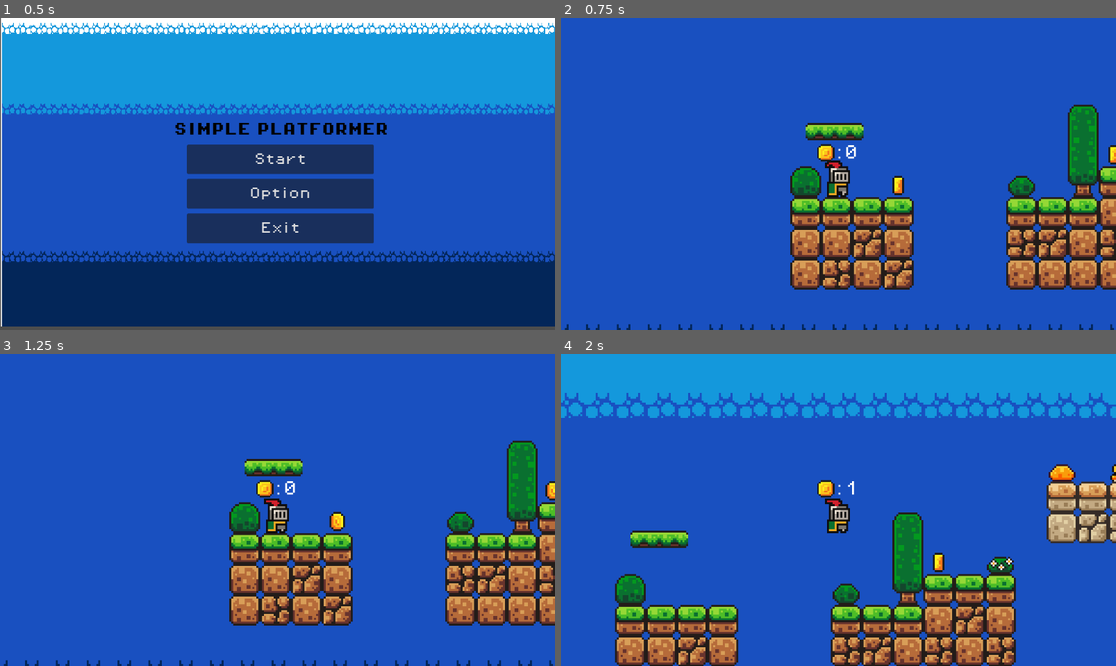
Above: before the commit, frames 1-4 (two rows, left to right).
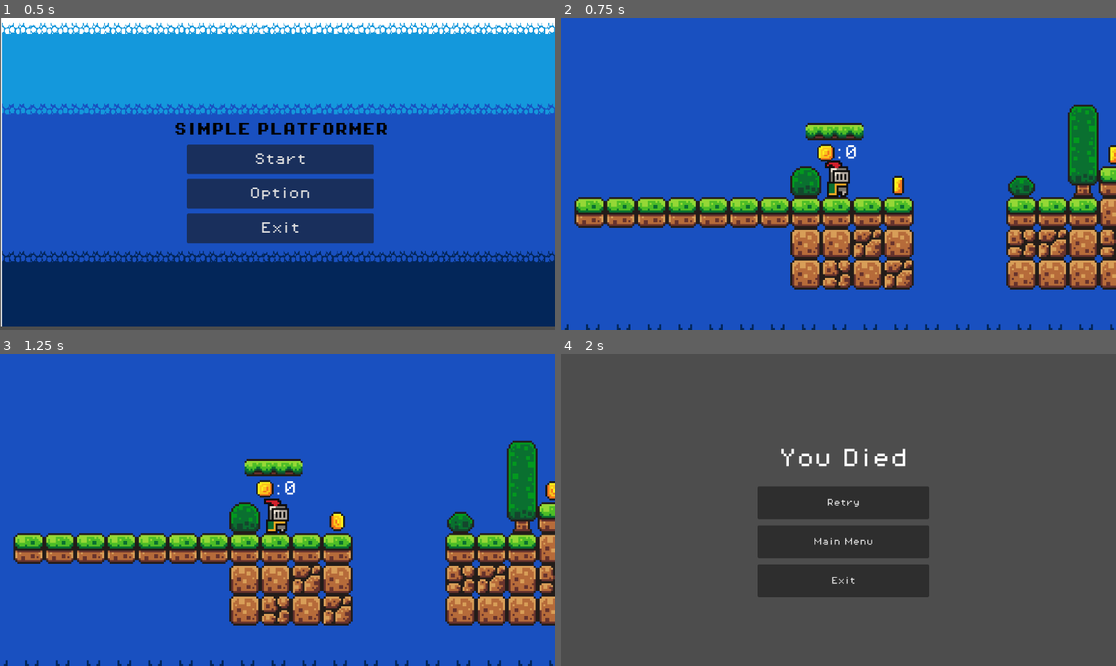
Above: after the commit, the same moments.

Repository: VincentiusAlfredoButarButar/FirstGame
Game: Godot game, scene res://scene/main_menu.tscn
The game is run twice, just before and just after one commit, with the same random seed, the same clock (stepped at 60 frames per second) and the same inputs.
Inputs:
- Up to frame 1 (0.5 s): no input
- Up to frame 2 (0.75 s): click "Start" at 0.5 s
- Up to frame 3 (1.25 s): no input
- Up to frame 4 (2 s): hold D (move_right) from 1.28 s (still down); tap Down (dash, bound only after the commit) at 1.35 s; tap Space (jump) at 1.52, 1.55, 1.82 s

Frame 1 is identical in both runs. In frame 2, 3.7% of the frame differs, in the area x 2-42%, y 57-68%; in frame 3, 3.7%; in frame 4, 100%, in the area x 0-100%, y 0-100%.

Commit message:
update: make a simple dash

Diff:
--- a/project.godot
+++ b/project.godot
@@ -42,6 +42,11 @@
 , Object(InputEventKey,"resource_local_to_scene":false,"resource_name":"","device":-1,"window_id":0,"alt_pressed":false,"shift_pressed":false,"ctrl_pressed":false,"meta_pressed":false,"pressed":false,"keycode":0,"physical_keycode":4194321,"key_label":0,"unicode":0,"echo":false,"script":null)
 ]
 }
+dash={
+"deadzone": 0.5,
+"events": [Object(InputEventKey,"resource_local_to_scene":false,"resource_name":"","device":-1,"window_id":0,"alt_pressed":false,"shift_pressed":false,"ctrl_pressed":false,"meta_pressed":false,"pressed":false,"keycode":0,"physical_keycode":4194322,"key_label":0,"unicode":0,"echo":false,"script":null)
+]
+}
 
 [rendering]
 
--- a/scene/game.tscn
+++ b/scene/game.tscn
@@ -606,7 +606,7 @@
 layer_0/name = "background"
 layer_0/tile_data = PackedInt32Array(-327682, 0, 13, -262146, 0, 13, -196610, 0, 13, -131074, 0, 13, -65538, 0, 13, -2, …(137217 unchanged characters)…
 layer_1/name = "mid"
-layer_1/tile_data = PackedInt32Array(65535, 0, 0, 0, 0, 0, 1 …(4156 unchanged characters)… 4169, 0, 1, -458633, 0, 1, -458639, 0, 1)
+layer_1/tile_data = PackedInt32Array(65535, 0, 0, 0, 0, 0, 1 …(4156 unchanged characters)… 4169, 0, 1, -458633, 0, 1, -458639, 0, 1, 65534, 0, 0, 65533, 0, 0, 65532, 0, 0, 65531, 0, 0, 65530, 0, 0, 65529, 0, 0, 65528, 0, 0)
 
 [node name="Player" parent="." instance=ExtResource("2_wl6se")]
 position = Vector2(9, -13)
--- a/scene/main_menu.tscn
+++ b/scene/main_menu.tscn
@@ -2,11 +2,11 @@
 
 [ext_resource type="Script" path="res://scene/button.gd" id="1_2eh8r"]
 [ext_resource type="FontFile" uid="uid://xdagc2alrq4c" path="res://assest/fonts/PixelOperator8.ttf" id="1_5i85e"]
-[ext_resource type="Texture2D" uid="uid://djklijlui8ao8" path="res://new folder/Capture.PNG" id="3_2gjak"]
+[ext_resource type="Texture2D" uid="uid://desbcwlui401d" path="res://scene/background/Capture.PNG" id="1_lku3v"]
 [ext_resource type="FontFile" uid="uid://b413eqwwd1k3e" path="res://assest/fonts/PixelOperator8-Bold.ttf" id="4_iw8bp"]
 
 [sub_resource type="StyleBoxTexture" id="StyleBoxTexture_g77y7"]
-texture = ExtResource("3_2gjak")
+texture = ExtResource("1_lku3v")
 
 [sub_resource type="GDScript" id="GDScript_bkfan"]
 
--- a/scene/player.tscn
+++ b/scene/player.tscn
@@ -23,6 +23,38 @@
 atlas = ExtResource("1_870d8")
 region = Rect2(32, 0, 32, 32)
 
+[sub_resource type="AtlasTexture" id="AtlasTexture_qmov6"]
+atlas = ExtResource("1_870d8")
+region = Rect2(0, 160, 32, 32)
+
+[sub_resource type="AtlasTexture" id="AtlasTexture_lqyes"]
+atlas = ExtResource("1_870d8")
+region = Rect2(32, 160, 32, 32)
+
+[sub_resource type="AtlasTexture" id="AtlasTexture_6ij02"]
+atlas = ExtResource("1_870d8")
+region = Rect2(64, 160, 32, 32)
+
+[sub_resource type="AtlasTexture" id="AtlasTexture_0lt33"]
+atlas = ExtResource("1_870d8")
+region = Rect2(96, 160, 32, 32)
+
+[sub_resource type="AtlasTexture" id="AtlasTexture_ttqwq"]
+atlas = ExtResource("1_870d8")
+region = Rect2(128, 160, 32, 32)
+
+[sub_resource type="AtlasTexture" id="AtlasTexture_0fcr2"]
+atlas = ExtResource("1_870d8")
+region = Rect2(160, 160, 32, 32)
+
+[sub_resource type="AtlasTexture" id="AtlasTexture_up5am"]
+atlas = ExtResource("1_870d8")
+region = Rect2(192, 160, 32, 32)
+
+[sub_resource type="AtlasTexture" id="AtlasTexture_arrws"]
+atlas = ExtResource("1_870d8")
+region = Rect2(224, 160, 32, 32)
+
 [sub_resource type="AtlasTexture" id="AtlasTexture_yya57"]
 atlas = ExtResource("1_870d8")
 region = Rect2(0, 64, 32, 32)
@@ -113,6 +145,35 @@
 "loop": true,
 "name": &"jump",
 "speed": 5.0
+}, {
+"frames": [{
+"duration": 1.0,
+"texture": SubResource("AtlasTexture_qmov6")
+}, {
+"duration": 1.0,
+"texture": SubResource("AtlasTexture_lqyes")
+}, {
+"duration": 1.0,
+"texture": SubResource("AtlasTexture_6ij02")
+}, {
+"duration": 1.0,
+"texture": SubResource("AtlasTexture_0lt33")
+}, {
+"duration": 1.0,
+"texture": SubResource("AtlasTexture_ttqwq")
+}, {
+"duration": 1.0,
+"texture": SubResource("AtlasTexture_0fcr2")
+}, {
+"duration": 1.0,
+"texture": SubResource("AtlasTexture_up5am")
+}, {
+"duration": 1.0,
+"texture": SubResource("AtlasTexture_arrws")
+}],
+"loop": true,
+"name": &"roll",
+"speed": 10.0
 }, {
 "frames": [{
 "duration": 1.0,
@@ -178,7 +239,7 @@
 
 [node name="AnimatedSprite2D" type="AnimatedSprite2D" parent="."]
 sprite_frames = SubResource("SpriteFrames_fjtok")
-animation = &"jump"
+animation = &"roll"
 autoplay = "idle"
 
 [node name="CollisionShape2D" type="CollisionShape2D" parent="."]
--- a/script/player.gd
+++ b/script/player.gd
@@ -1,31 +1,75 @@
 extends CharacterBody2D
-
 
 const SPEED = 130.0
 const JUMP_VELOCITY = -300.0
-# Get the gravity from the project settings to be synced with RigidBody nodes.
+
+const DASH = 500.0
+const DASH_TIME = 0.12
+const DASH_COOLDOWN = 0.45
+
+var dashing = false
+var dash_timer = 0.0
+var dash_cd = 0.0
+
+var facing_dir = 1 # 1 = kanan, -1 = kiri
+
 var gravity = ProjectSettings.get_setting("physics/2d/default_gravity")
 @onready var animated_sprite_2d = $AnimatedSprite2D
 
 
 func _physics_process(delta):
-	# Add the gravity.
+	# cooldown dash berkurang terus
+	if dash_cd > 0:
+		dash_cd -= delta
+
+	# Add gravity
 	if not is_on_floor():
 		velocity.y += gravity * delta
 
-	# Handle jump.
+	# Jump
 	if Input.is_action_just_pressed("jump") and is_on_floor():
 		velocity.y = JUMP_VELOCITY
 
-	# Get the input direction and handle the movement/deceleration.
-	# As good practice, you should replace UI actions with custom gameplay actions.
 	var direction = Input.get_axis("move_left", "move_right")
-	#flip the sprite
-	if direction >0:
+
+	# update arah hadap terakhir + flip sprite
+	if direction > 0:
+		facing_dir = 1
 		animated_sprite_2d.flip_h = false
-	if direction <0:
+	elif direction < 0:
+		facing_dir = -1
 		animated_sprite_2d.flip_h = true
 
+	# Mulai dash (cek arah hadap dulu, lalu dash)
+	if Input.is_action_just_pressed("dash") and (not dashing) and dash_cd <= 0:
+		dashing = true
+		dash_timer = DASH_TIME
+		dash_cd = DASH_COOLDOWN
+
+		# kalau lagi pencet arah, pakai itu. kalau tidak, pakai arah hadap terakhir
+		if direction > 0:
+			facing_dir = 1
+		elif direction < 0:
+			facing_dir = -1
+
+	# =====================
+	# LOGIKA DASH
+	# =====================
+	if dashing:
+		dash_timer -= delta
+		velocity.x = facing_dir * DASH
+
+		if dash_timer <= 0:
+			dashing = false
+
+	else:
+		# Gerak normal
+		if direction:
+			velocity.x = direction * SPEED
+		else:
+			velocity.x = move_toward(velocity.x, 0, SPEED)
+
+	# Animasi (sederhana, mirip punyamu)
 	if is_on_floor():
 		if direction == 0:
 			animated_sprite_2d.play("idle")
@@ -34,8 +78,4 @@
 	else:
 		animated_sprite_2d.play("jump")
 
-	if direction:
-		velocity.x = direction * SPEED
-	else:
-		velocity.x = move_toward(velocity.x, 0, SPEED)
 	move_and_slide()
Binary file removed: assest/sprites/coin_ui.png
Not shown, removed: assest/sprites/coin_ui.png.import
Binary file removed: new folder/Capture.PNG
Not shown, removed: new folder/Capture.PNG.import
Not shown: 1 places in scene/player.tscn that only renumber resources
